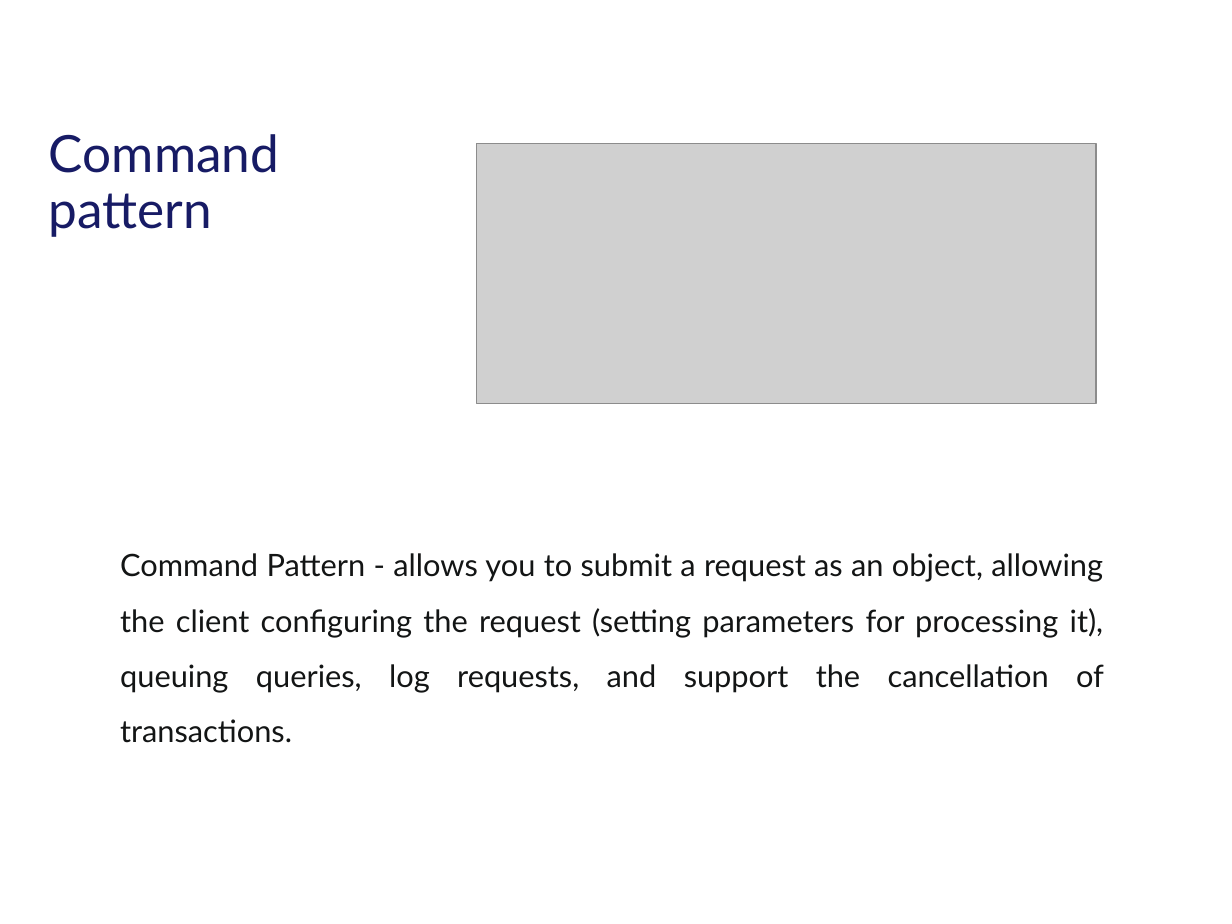
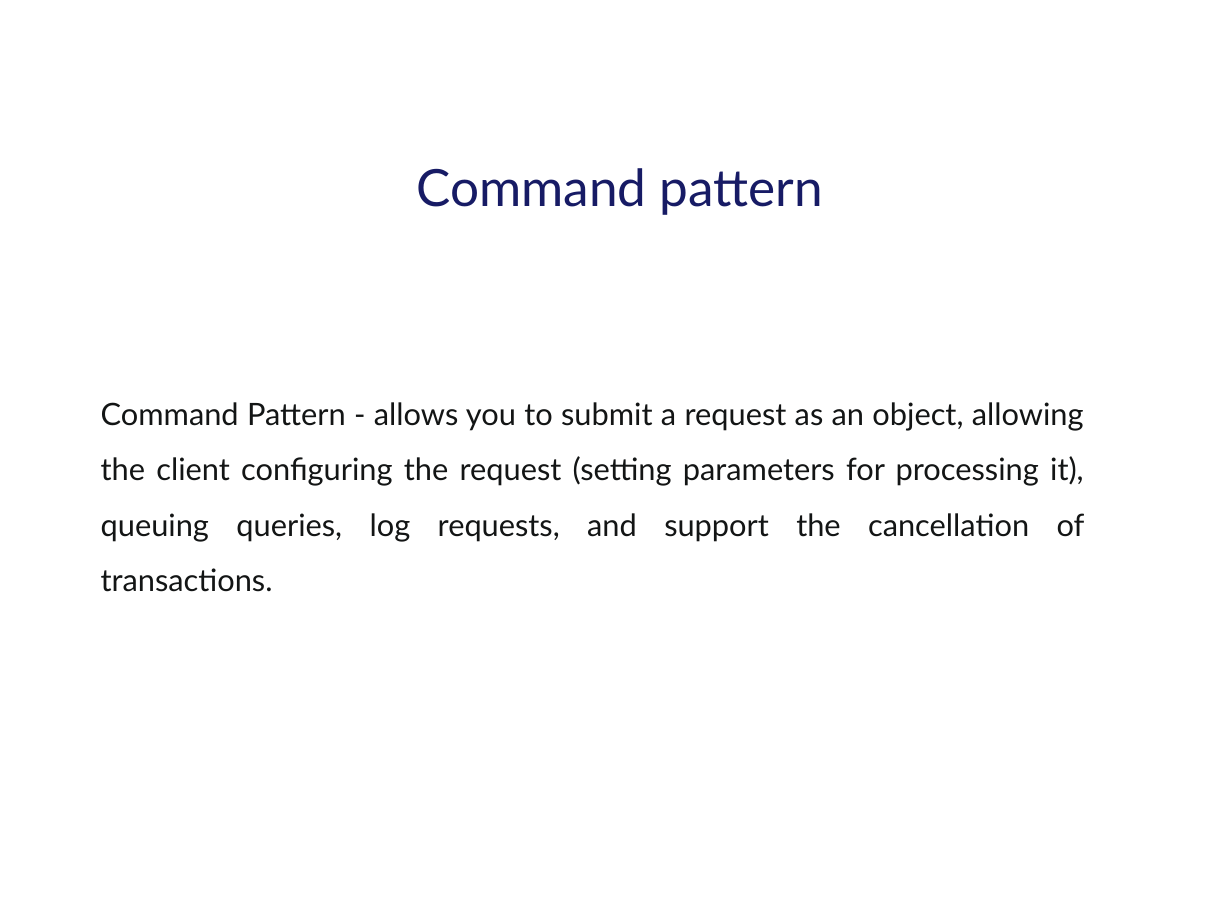
Before and after one commit to tarasiscom/Lv-273, a slide deck: slide 2 of education/Command and Visitor patterns.pptx. Drawn at 1232x924 pixels with LibreOffice and Linux fonts; fonts in the diff are those of the drawing; grey boxes stand for pictures; background and template pictures are left out. Boxes give left, top, right and bottom in pixels: in the first picture for what was removed or moved away, otherwise in the second. Text is boxed around its words. In the diff, an @@ line names an element or a change of style, - is before the commit and + after.

Commit message:
Command pattern v.1.1

```diff
--- a/education/Command and Visitor patterns.pptx
+++ b/education/Command and Visitor patterns.pptx
@@ picture removed at [477, 144, 1096, 404] @@
@@ subtitle "Command pattern": place and size @@
-subtitle "Command pattern" at [49, 134, 279, 237]
+subtitle "Command pattern" at [417, 168, 823, 215]
@@ subtitle "Command pattern" at [417, 168, 823, 215]: alignment left to centre @@
@@ text "Command Pattern - allows you ...": place and size @@
-text "Command Pattern - allows you ..." at [120, 553, 1104, 743]
+text "Command Pattern - allows you ..." at [101, 402, 1085, 592]
```
Also in this commit, not shown: 3 other slides changed, 9 slides added, 3 slides removed.
